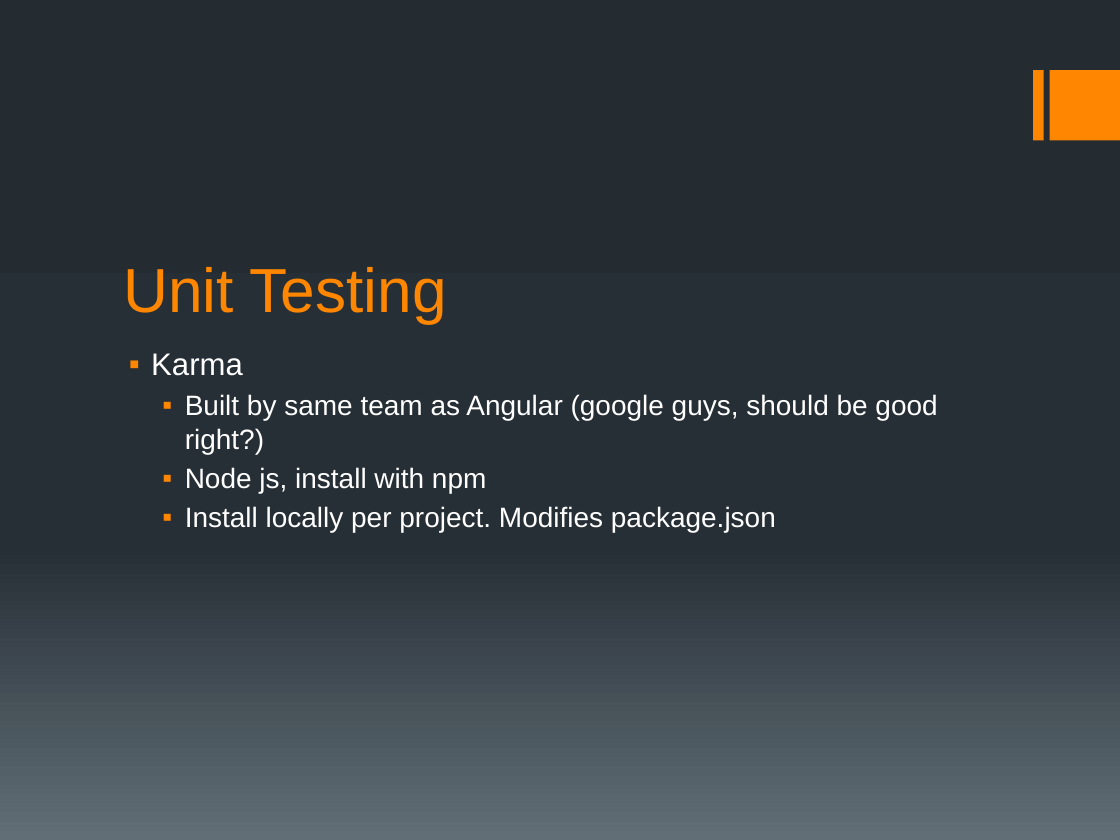
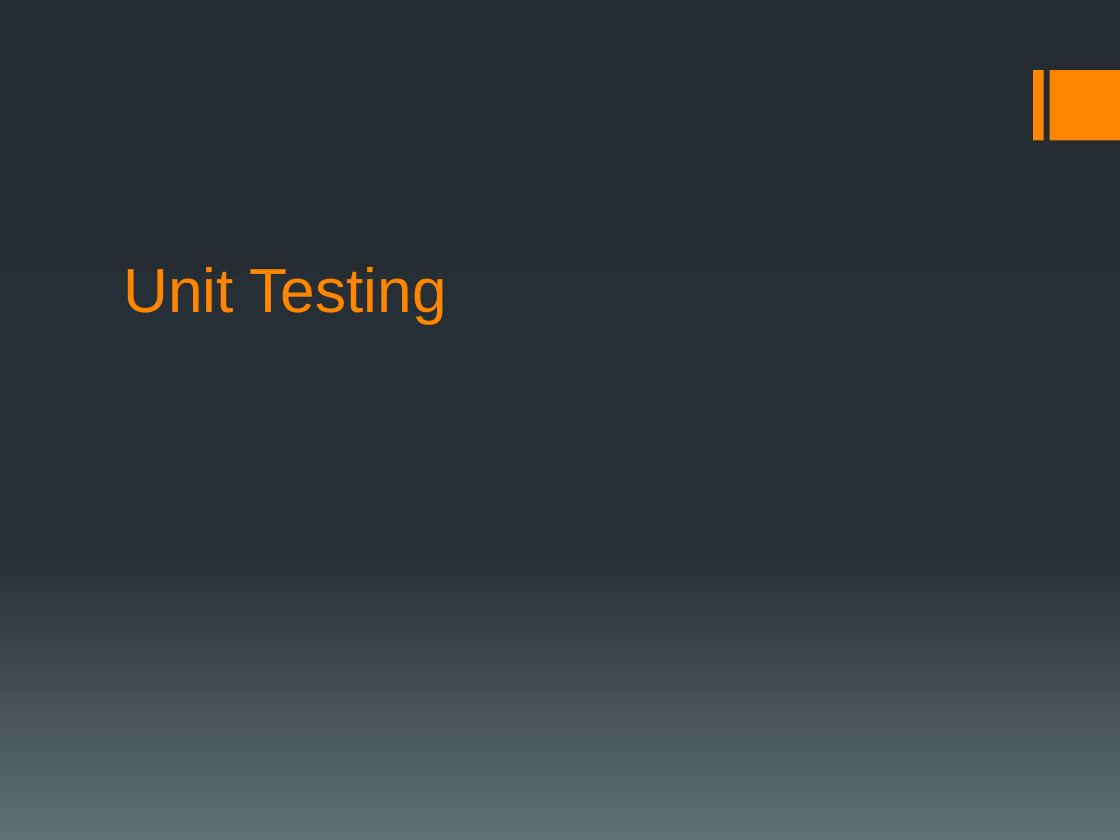
Before and after one commit to motobreath/angular_presentation, a slide deck: slide 19 of angular presentation.pptx (slide 17 before the commit). Drawn at 1120x840 pixels with LibreOffice and Linux fonts; fonts in the diff are those of the drawing. Boxes give left, top, right and bottom in pixels: in the first picture for what was removed or moved away, otherwise in the second. Text is boxed around its words. In the diff, an @@ line names an element or a change of style, - is before the commit and + after.

Commit message:
more slides

```diff
--- a/angular presentation.pptx
+++ b/angular presentation.pptx
@@ text removed at [151,353,937,532] @@
-▪ Karma
-  ▪ Built by same team as Angular (google guys, should be good right?)
-  ▪ Node js, install with npm
-  ▪ Install locally per project. Modifies package.json
```
Also in this commit, not shown: 1 other slide changed, 2 slides added.
